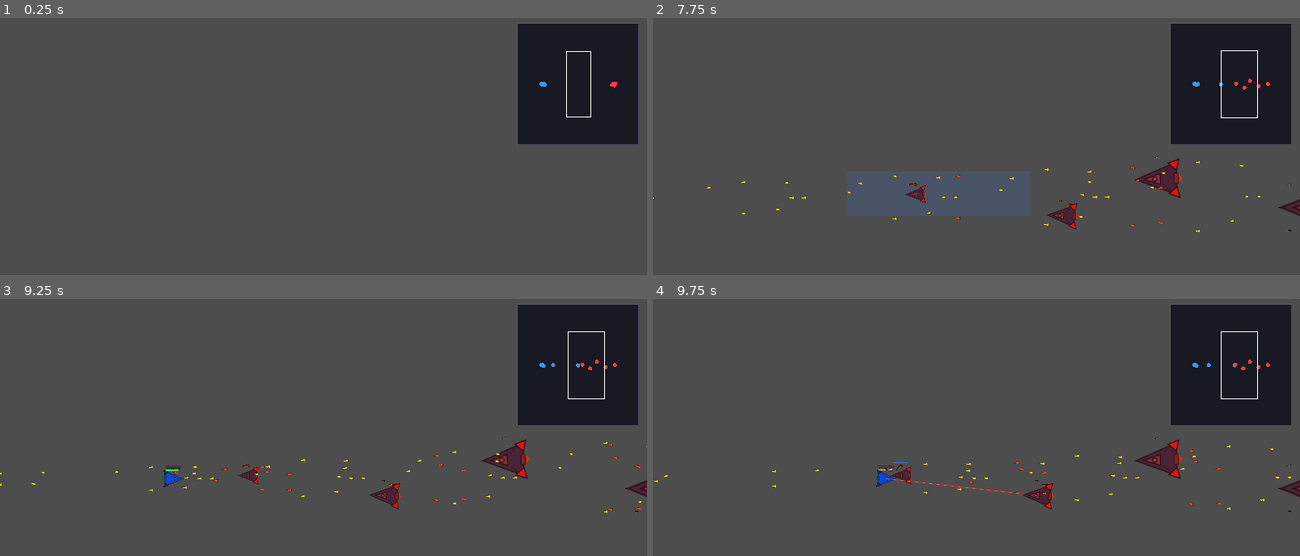
Above: before the commit, frames 1-4 (two rows, left to right).
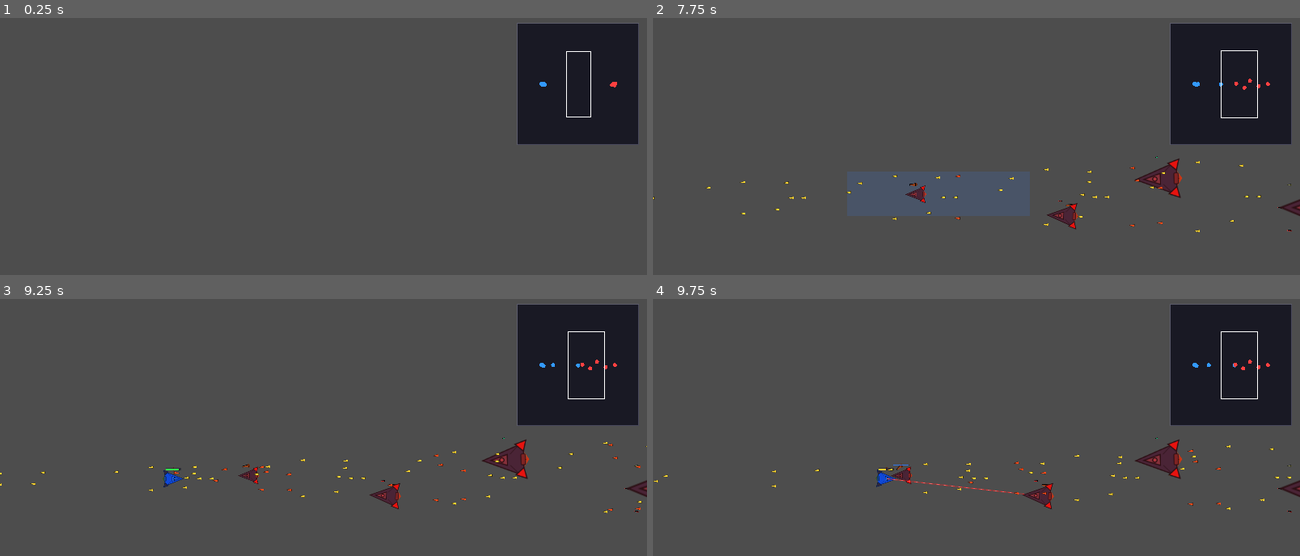
Above: after the commit, the same moments.

Repository: ZhanXuzhao/SpaceRTS
Game: Godot game, scene res://scenes/main.tscn
The game is run twice, just before and just after one commit, with the same random seed, the same clock (stepped at 60 frames per second) and the same inputs.
Inputs (mouse positions are in pixels of both pictures, inside the frame that each line leads up to):
- Up to frame 1 (0.25 s): no input
- Up to frame 2 (7.75 s): tap Enter at 0.5, 4.25 s; move the mouse to (1118, 179) at 0.52 s; hold W 0.53-1.25 s; tap R at 0.6, 5.1 s; click (1118, 179) at 0.67 s; tap Space at 1.25, 5 s; drag from (847, 215) to (944, 269) at 1.27 s; move the mouse to (1041, 118) at 2.02 s; hold W 2.03-2.75 s; tap H at 2.1, 6.6 s; drag from (944, 269) to (782, 143) at 2.77 s; move the mouse to (1170, 251) at 3.52 s; hold A 3.53-4.25 s; tap 9 at 3.6 s; drag from (782, 143) to (879, 105) at 4.27 s; move the mouse to (1008, 197) at 5.02 s; hold A 5.03-5.75 s; click (1008, 197) at 5.17 s; drag from (879, 105) to (1015, 167) at 5.77 s; move the mouse to (1118, 179) at 6.52 s; hold W 6.53-7.25 s; drag from (847, 215) to (1028, 172) at 7.27 s
- Up to frame 3 (9.25 s): move the mouse to (388, 399) at 8.02 s; hold A 8.03-8.75 s; tap 9 at 8.1 s; drag from (291, 550) to (161, 471) at 8.77 s
- Up to frame 4 (9.75 s): move the mouse to (1170, 532) at 9.52 s; hold W from 9.53 s (still down); tap R at 9.6 s; click (1170, 532) at 9.67 s

Frames 1-2 are identical in both runs. In frame 3, less than 0.1% of the frame differs, in the area x 25-28%, y 64-67%; in frame 4, less than 0.1%, in the area x 34-40%, y 63-67%.

Commit message:
fix: ZXCV技能快捷键 + 跃迁2000/CD3s + 血条动态定位 + HUD多选/边距/点击穿透

Diff:
--- a/scripts/hud.gd
+++ b/scripts/hud.gd
@@ -2,6 +2,15 @@
 
 var main: Node2D = null
 var font: Font = null
+
+const SKILL_KEYS = ["Z", "X", "C", "V"]
+const SKILL_NAMES = ["加速", "速射", "减伤", "跃迁"]
+const SKILL_COLORS = [
+	Color(0.2, 0.6, 1.0),
+	Color(1.0, 0.4, 0.2),
+	Color(0.2, 1.0, 0.3),
+	Color(0.8, 0.3, 1.0),
+]
 
 func _ready() -> void:
 	font = ThemeDB.fallback_font
@@ -13,8 +22,7 @@
 	if main == null:
 		return
 	var sel = main._selected_units
-	if sel.size() != 1:
-		# 选中 0 个或多个单位时不显示
+	if sel.size() == 0:
 		return
 
 	var unit = sel[0]
@@ -24,8 +32,8 @@
 	var vsize = get_viewport().get_visible_rect().size
 
 	# ---- 左下角：单位信息面板 ----
-	var info_x = 10.0
-	var info_y = vsize.y - 160.0
+	var info_x = 12.0
+	var info_y = vsize.y - 170.0
 	var team_str = "蓝队" if unit.team == Unit.Team.BLUE else "红队"
 	var class_names = ["无人机", "护卫舰", "驱逐舰", "巡洋舰", "战列舰"]
 	var cls = class_names[Unit._ship_class_tier(unit.class_type)]
@@ -46,59 +54,81 @@
 	if unit.team != Unit.Team.BLUE:
 		return
 
-	var btn_size = 48.0
-	var gap = 4.0
-	var start_x = vsize.x - btn_size * 4 - gap * 3 - 10
-	var start_y = vsize.y - btn_size - 10
-	var skill_names = ["加速", "速射", "减伤", "跃迁"]
-	var skill_colors = [
-		Color(0.2, 0.6, 1.0),
-		Color(1.0, 0.4, 0.2),
-		Color(0.2, 1.0, 0.3),
-		Color(0.8, 0.3, 1.0),
-	]
+	var has_battleship = false
+	for u in sel:
+		if u.class_type == Unit.ShipClass.BATTLESHIP:
+			has_battleship = true
+			break
 
-	for i in range(4):
-		# 战列舰专属第 4 个技能
-		if i == 3 and unit.class_type != Unit.ShipClass.BATTLESHIP:
-			continue
+	var margin = 20
+	var btn_size = 50.0
+	var gap = 6.0
+	var skill_count = 3 if not has_battleship else 4
+	var total_w = skill_count * btn_size + (skill_count - 1) * gap
+	var start_x = vsize.x - total_w - margin
+	var start_y = vsize.y - btn_size - margin
+
+	for i in range(skill_count):
 		var bx = start_x + i * (btn_size + gap)
 		var by = start_y
-		var cd = unit._skill_cooldowns[i]
-		var active = unit._skill_timers[i] > 0
-		var color = skill_colors[i].darkened(0.5) if cd > 0 else (skill_colors[i].lightened(0.3) if active else skill_colors[i])
+		# 检查所有选中单位该技能是否都还在冷却
+		var max_cd = 0.0
+		var any_active = false
+		for u in sel:
+			if is_instance_valid(u) and u.hull > 0:
+				var c = u._skill_cooldowns[i]
+				if c > max_cd:
+					max_cd = c
+				if u._skill_timers[i] > 0:
+					any_active = true
+		var color = SKILL_COLORS[i]
+		if max_cd > 0:
+			color = color.darkened(0.5)
+		elif any_active:
+			color = color.lightened(0.3)
 		draw_rect(Rect2(bx, by, btn_size, btn_size), color, true)
 		draw_rect(Rect2(bx, by, btn_size, btn_size), Color(0.2, 0.2, 0.2, 0.6), false, 1.0)
-		font.draw_string(get_canvas_item(), Vector2(bx + 6, by + 20),
-			skill_names[i], HORIZONTAL_ALIGNMENT_LEFT, -1, 10, Color.WHITE)
-		if cd > 0:
-			font.draw_string(get_canvas_item(), Vector2(bx + 6, by + 42),
-				str(ceil(cd)), HORIZONTAL_ALIGNMENT_LEFT, -1, 10, Color(1.0, 0.8, 0.2))
+		# 技能名
+		font.draw_string(get_canvas_item(), Vector2(bx + 5, by + 18),
+			SKILL_NAMES[i], HORIZONTAL_ALIGNMENT_LEFT, -1, 10, Color.WHITE)
+		# 快捷键（左下角）
+		font.draw_string(get_canvas_item(), Vector2(bx + 3, by + btn_size - 3),
+			SKILL_KEYS[i], HORIZONTAL_ALIGNMENT_LEFT, -1, 9, Color(0.8, 0.8, 0.6))
+		# CD
+		if max_cd > 0:
+			font.draw_string(get_canvas_item(), Vector2(bx + btn_size - 20, by + btn_size - 3),
+				str(ceil(max_cd)), HORIZONTAL_ALIGNMENT_LEFT, -1, 10, Color(1.0, 0.8, 0.2))
 
 func _input(event: InputEvent) -> void:
 	if not event is InputEventMouseButton or not event.pressed or event.button_index != MOUSE_BUTTON_LEFT:
 		return
-	if main == null or main._selected_units.size() != 1:
+	if main == null or main._selected_units.size() == 0:
 		return
-	var unit = main._selected_units[0]
-	if not is_instance_valid(unit) or unit.team != Unit.Team.BLUE:
-		return
-
+	# 检查是否点击了技能按钮
 	var vsize = get_viewport().get_visible_rect().size
-	var btn_size = 48.0
-	var gap = 4.0
-	var start_x = vsize.x - btn_size * 4 - gap * 3 - 10
-	var start_y = vsize.y - btn_size - 10
+	var has_battleship = false
+	for u in main._selected_units:
+		if u.class_type == Unit.ShipClass.BATTLESHIP:
+			has_battleship = true
+			break
+	var margin = 20
+	var btn_size = 50.0
+	var gap = 6.0
+	var skill_count = 3 if not has_battleship else 4
+	var total_w = skill_count * btn_size + (skill_count - 1) * gap
+	var start_x = vsize.x - total_w - margin
+	var start_y = vsize.y - btn_size - margin
 	var mpos = event.position
 
-	for i in range(4):
-		if i == 3 and unit.class_type != Unit.ShipClass.BATTLESHIP:
-			continue
+	for i in range(skill_count):
 		var bx = start_x + i * (btn_size + gap)
 		var by = start_y
 		var rect = Rect2(bx, by, btn_size, btn_size)
 		if rect.has_point(mpos):
-			unit.activate_skill(i)
+			for u in main._selected_units:
+				if is_instance_valid(u) and u.hull > 0:
+					u.activate_skill(i)
+			get_viewport().set_input_as_handled()
 			return
 
 func _get_weapon_summary(unit: Unit) -> String:
--- a/scripts/unit.gd
+++ b/scripts/unit.gd
@@ -505,7 +505,7 @@
 func activate_skill(slot: int) -> void:
 	if _skill_cooldowns[slot] > 0:
 		return
-	_skill_cooldowns[slot] = SKILL_CD
+	_skill_cooldowns[slot] = SKILL_CD if slot != 3 else 3.0
 	match slot:
 		0:
 			_speed_mult = 2.0
@@ -519,7 +519,7 @@
 		3:
 			if class_type == ShipClass.BATTLESHIP:
 				var dir = Vector2.RIGHT.rotated(_sprite.rotation)
-				global_position += dir * 1000.0
+				global_position += dir * 2000.0
 
 
 func take_damage(amount: float, attacker: Unit = null) -> void:
@@ -687,17 +687,18 @@
 		draw_line(Vector2.ZERO, end, Color(0.5, 1.0, 0.8, 0.4), 0.8)
 
 	# ---- 护盾条 & 结构条 ----
-	var bar_width = 64.0
+	var bar_width = 64.0 * _size_mult
 	var bar_half = bar_width / 2.0
+	var bar_top = -32.0 * _size_mult  # 碰撞体顶部
 
 	# 护盾条（蓝色，上方）
 	if shield < max_shield:
-		draw_rect(Rect2(-bar_half, -54.0, bar_width, 4.0), Color(0.15, 0.15, 0.2, 0.8), true)
-		draw_rect(Rect2(-bar_half, -54.0, bar_width * shield / max_shield, 4.0), Color(0.2, 0.5, 1.0, 0.9), true)
+		draw_rect(Rect2(-bar_half, bar_top - 14.0, bar_width, 4.0), Color(0.15, 0.15, 0.2, 0.8), true)
+		draw_rect(Rect2(-bar_half, bar_top - 14.0, bar_width * shield / max_shield, 4.0), Color(0.2, 0.5, 1.0, 0.9), true)
 
 	# 结构条（绿色→黄色→红色）
 	if hull < max_hull:
-		draw_rect(Rect2(-bar_half, -48.0, bar_width, 5.0), Color(0.15, 0.15, 0.2, 0.8), true)
+		draw_rect(Rect2(-bar_half, bar_top - 8.0, bar_width, 5.0), Color(0.15, 0.15, 0.2, 0.8), true)
 		var hull_pct = hull / max_hull
 		var hull_color: Color
 		if hull_pct > 0.5:
@@ -706,12 +707,12 @@
 			hull_color = Color(1.0, 0.8, 0.2)
 		else:
 			hull_color = Color(1.0, 0.2, 0.2)
-		draw_rect(Rect2(-bar_half, -38.0, bar_width * hull_pct, 5.0), hull_color, true)
+		draw_rect(Rect2(-bar_half, bar_top - 8.0, bar_width * hull_pct, 5.0), hull_color, true)
 
 	# ---- 编队号（在血条左侧） ----
 	if control_group >= 0:
 		var font = ThemeDB.fallback_font
-		font.draw_string(get_canvas_item(), Vector2(-bar_half - 22, -54 + 8), str(control_group),
+		font.draw_string(get_canvas_item(), Vector2(-bar_half - 22, bar_top - 14 + 8), str(control_group),
 			HORIZONTAL_ALIGNMENT_LEFT, -1, 10, Color(0.8, 0.8, 0.6))
 
 	# 选中标记
Not shown, added: scripts/hud.gd.uid
